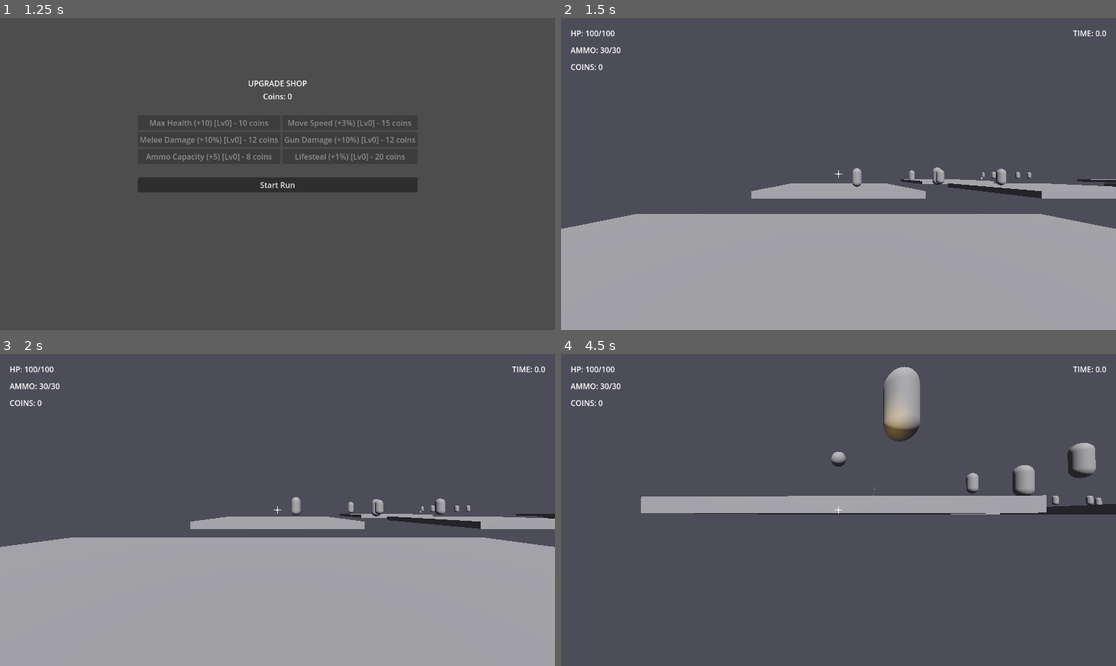
Above: before the commit, frames 1-4 (two rows, left to right).
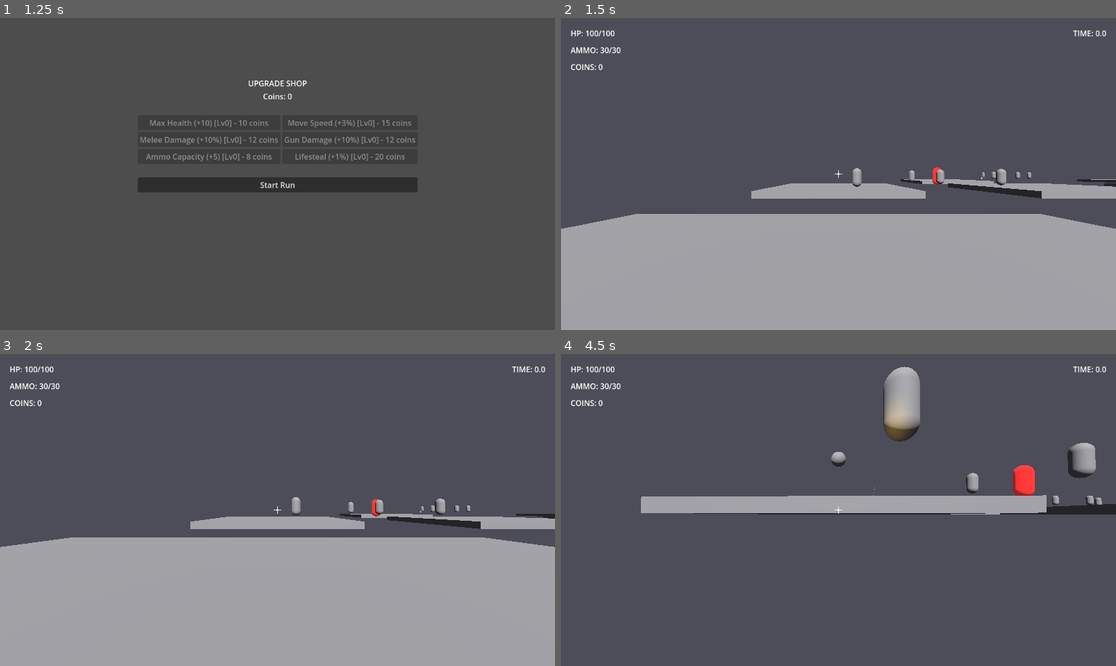
Above: after the commit, the same moments.

Repository: mandlj92/dungeonrunner
Game: Godot game, scene res://scenes/main.tscn
The game is run twice, just before and just after one commit, with the same random seed, the same clock (stepped at 60 frames per second) and the same inputs.
Inputs (mouse positions are in pixels of both pictures, inside the frame that each line leads up to):
- Up to frame 1 (1.25 s): click "New Game" at 0.5 s
- Up to frame 2 (1.5 s): click "Start Run" at 1.25 s
- Up to frame 3 (2 s): no input
- Up to frame 4 (4.5 s): tap Enter at 2 s; move the mouse to (866, 510) at 2.02 s; press the mouse at (866, 510) at 2.03 s; hold W (move_forward) from 2.03 s (still down); tap Space (jump) at 2.27, 3.02 s; move the mouse to (810, 510) at 2.77 s; release the mouse at (810, 510) at 2.78 s; tap E (melee) at 2.85 s; move the mouse to (849, 503) at 3.52 s; hold Shift (sprint) 3.53-4.28 s; move the mouse to (832, 516) at 4.27 s; click (832, 516) at 4.35 s

Frame 1 is identical in both runs. In frame 2, less than 0.1% of the frame differs, in the area x 66-69%, y 47-54%; in frame 3, less than 0.1%; in frame 4, 0.4%, in the area x 81-86%, y 35-46%.

Commit message:
Add missing component nodes to enemy.tscn
- Added HealthComponent node with max_health = 30
- Added VFXComponent node for visual effects
- Added EnemyStateHelper node for state processing
- Reverted enemy.gd to use direct node access (nodes now exist)
- Fixed runtime errors: nodes no longer missing

All component nodes now properly integrated into enemy scene ✅

🤖 Generated with [Claude Code](https://claude.com/claude-code)

Co-Authored-By: Claude Sonnet 4.5 <noreply@anthropic.com>

Diff:
--- a/scenes/enemies/enemy.tscn
+++ b/scenes/enemies/enemy.tscn
@@ -1,6 +1,9 @@
-[gd_scene load_steps=4 format=3 uid="uid://b67fupypxpgbl"]
+[gd_scene load_steps=7 format=3 uid="uid://b67fupypxpgbl"]
 
 [ext_resource type="Script" path="res://scripts/enemies/enemy.gd" id="1_enemy"]
+[ext_resource type="Script" path="res://scripts/components/health_component.gd" id="2_health"]
+[ext_resource type="Script" path="res://scripts/components/vfx_component.gd" id="3_vfx"]
+[ext_resource type="Script" path="res://scripts/enemies/enemy_state_helper.gd" id="4_helper"]
 
 [sub_resource type="CapsuleShape3D" id="CapsuleShape3D_qg238"]
 
@@ -23,3 +26,13 @@
 path_desired_distance = 0.5
 target_desired_distance = 0.5
 height = 2.0
+
+[node name="HealthComponent" type="Node" parent="."]
+script = ExtResource("2_health")
+max_health = 30
+
+[node name="VFXComponent" type="Node" parent="."]
+script = ExtResource("3_vfx")
+
+[node name="EnemyStateHelper" type="Node" parent="."]
+script = ExtResource("4_helper")
